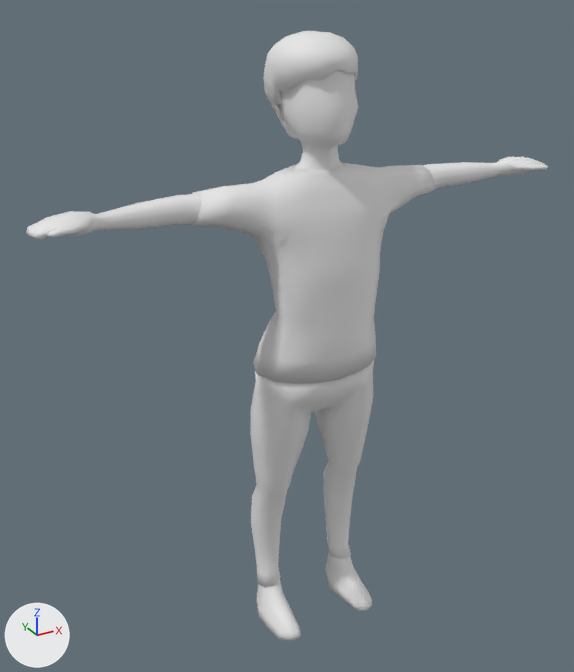
What one commit did to the FBX model Assets/Meshes/Player.fbx.
Camera for both pictures: a 50 mm lens placed at (-4.1, -6.92, 7.17), pointed at (-0.24, 0.1, 3.66). The lights are fixed; the arrows at lower left show +X, +Y and +Z. Where no turn or scale is listed for an object, it has been applied to the vertices.

The older version as bpy lines, for what is in view:
```python
mat_hair = principled_material('Hair')
mat_hair.base_color = (0.8, 0.8, 0.8)  # white #e7e7e7
mat_hair.roughness = 0.553
mat_pants = principled_material('Pants')
mat_pants.base_color = (0.8, 0.8, 0.8)  # white #e7e7e7
mat_pants.roughness = 0.553
mat_skin = principled_material('Skin')
mat_skin.base_color = (0.8, 0.8, 0.8)  # white #e7e7e7
mat_skin.roughness = 0.553
mat_tshirt = principled_material('TShirt')
mat_tshirt.base_color = (0.8, 0.8, 0.8)  # white #e7e7e7
mat_tshirt.roughness = 0.553
me_circle_002 = bpy.data.meshes.new('Circle.002')
me_circle_002.from_pydata(...)  # 1110 vertices, 1108 faces; spans x -2.9..2.9, y -0.63..0.4, z 0.02..6.72
me_circle_002.materials.append(mat_skin)  # white #e7e7e7
me_circle_006 = bpy.data.meshes.new('Circle.006')
me_circle_006.from_pydata(...)  # 252 vertices, 250 faces; spans x -0.466..0.466, y -0.451..0.464, z 5.775..6.788
me_circle_006.materials.append(mat_hair)  # white #e7e7e7
me_circle_007 = bpy.data.meshes.new('Circle.007')
me_circle_007.from_pydata(...)  # 596 vertices, 600 faces; spans x -1.41..1.41, y -0.64..0.34, z 3.36..5.55
me_circle_007.materials.append(mat_tshirt)  # white #e7e7e7
me_circle_008 = bpy.data.meshes.new('Circle.008')
me_circle_008.from_pydata(...)  # 514 vertices, 516 faces; spans x -0.77..0.77, y -0.56..0.32, z 0.43..3.41
me_circle_008.materials.append(mat_pants)  # white #e7e7e7
ob_hair = bpy.data.objects.new('Hair', me_circle_006)
ob_hair.location = (0.0, 0.0, 0.0)
ob_pants = bpy.data.objects.new('Pants', me_circle_008)
ob_pants.location = (0.0, 0.0, 0.0)
ob_player = bpy.data.objects.new('Player', me_circle_002)
ob_player.location = (0.0, 0.0, 0.0)
ob_tshirt = bpy.data.objects.new('TShirt', me_circle_007)
ob_tshirt.location = (0.0, 0.0, 0.0)
```
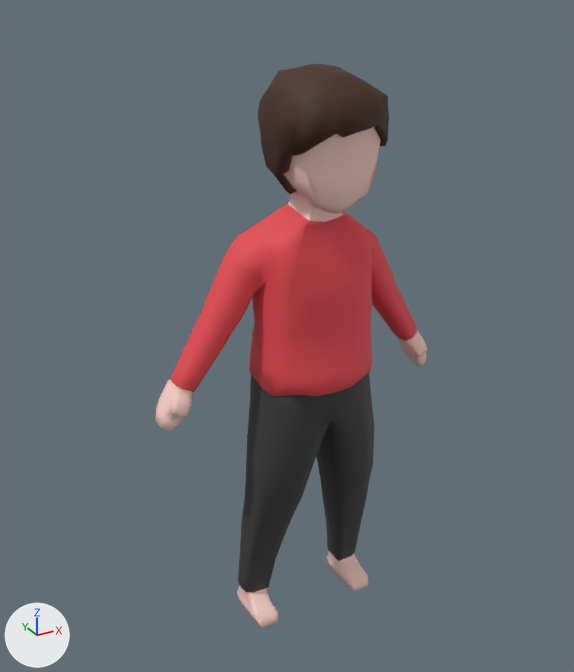
Pixel boxes (x1, y1, x2, y2) of what changed, in the pictures (574 x 672 px):
'Character', added
    after: (155, 127, 428, 629)
    faces in mat_tshirt (red #e74a53): (170, 204, 417, 396)
    faces in mat_pants (black #3a3a3a): (238, 373, 375, 593)
    faces in mat_skin (pink #ffd5cb): (155, 127, 428, 629)
'TShirt', deleted
    before: (189, 163, 436, 384)
'Pants', deleted
    before: (250, 360, 374, 587)
'Player', deleted
    before: (26, 71, 548, 641)
'Hair', recoloured, reshaped, moved (39% wider, 20% taller)
    before: (264, 31, 358, 139)
    after: (258, 64, 389, 194)

The change, as a list of edits to the scene's bpy script:
```text
Change mat_hair:
    mat_hair.base_color: (0.8, 0.8, 0.8) -> (0.0578, 0.0196, 0.00815)  # white #e7e7e7 -> brown #442616
Change mat_skin:
    mat_skin.base_color: (0.8, 0.8, 0.8) -> (1.0, 0.664, 0.597)  # white #e7e7e7 -> pink #ffd5cb
Change mat_tshirt:
    mat_tshirt.base_color: (0.8, 0.8, 0.8) -> (0.8, 0.0679, 0.0855)  # white #e7e7e7 -> red #e74a53
Change mat_pants:
    mat_pants.base_color: (0.8, 0.8, 0.8) -> (0.042, 0.042, 0.042)  # white #e7e7e7 -> black #3a3a3a
Change me_circle_006:
    used by ob_hair; location = (0.0, 0.0, 0.0)
    remove me_circle_006.from_pydata(...)  # 252 vertices, 250 faces; spans x -0.466..0.466, y -0.451..0.464, z 5.775..6.788
    add me_circle_006.from_pydata(...)  # 284 vertices, 286 faces; spans x -0.54..0.54, y -0.829..0.509, z 4.667..5.916
    me_circle_006 part 1: 252 vertices removed from x -0.466..0.466, y -0.451..0.464, z 5.775..6.788; 284 vertices added at x -0.54..0.54, y -0.829..0.509, z 4.667..5.916
Add me_cube_001:
    me_cube_001.from_pydata(...)  # 2141 vertices, 2142 faces; spans x -1.76..1.76, y -0.72..0.45, z -0.57..5.86
    # faces by material slot: [922, 804, 416]
    me_cube_001.materials.append(mat_skin)  # pink #ffd5cb
    me_cube_001.materials.append(mat_tshirt)  # red #e74a53
    me_cube_001.materials.append(mat_pants)  # black #3a3a3a
Change ob_hair:
    ob_hair.location: (0.0, 0.0, 0.0) -> (0.0, 0.0, 0.58)
Remove ob_player:
    ob_player = bpy.data.objects.new('Player', me_circle_002)
    ob_player.location = (0.0, 0.0, 0.0)
Remove ob_tshirt:
    ob_tshirt = bpy.data.objects.new('TShirt', me_circle_007)
    ob_tshirt.location = (0.0, 0.0, 0.0)
Remove ob_pants:
    ob_pants = bpy.data.objects.new('Pants', me_circle_008)
    ob_pants.location = (0.0, 0.0, 0.0)
Add ob_character:
    ob_character = bpy.data.objects.new('Character', me_cube_001)
    ob_character.location = (0.0, 0.0, 0.58)
```
